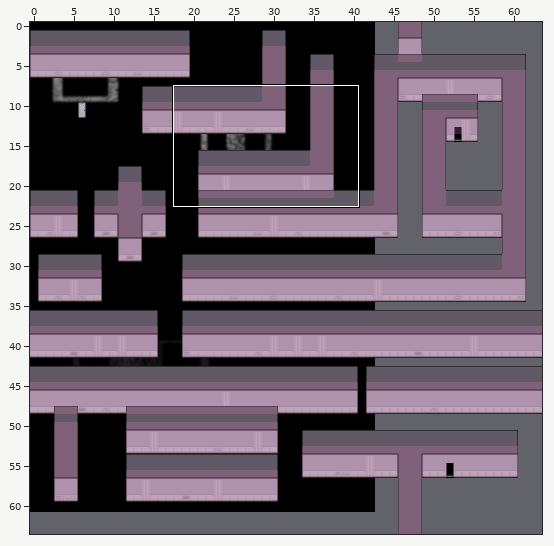
Tiled map: res/maps/metal.tmx. Above, an overview of the earlier version with the close-up marked.
Close-up. Before the edit:
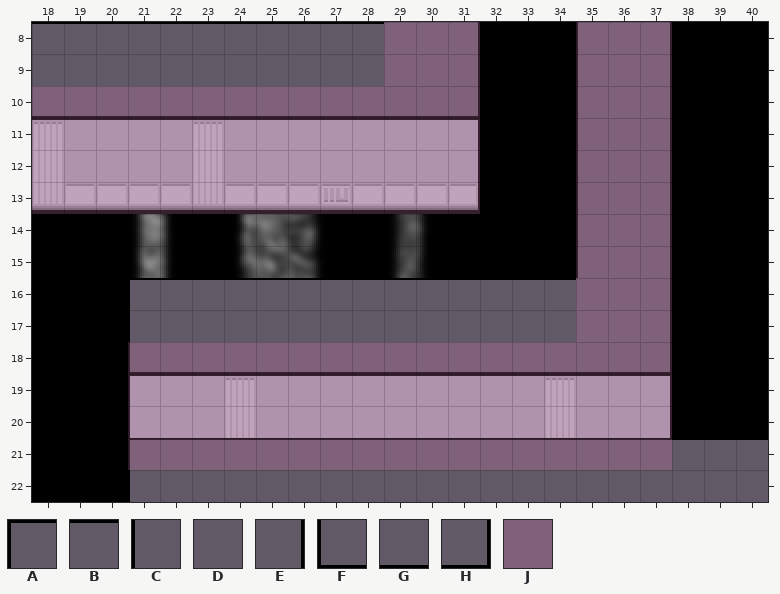
Cells are 16x16 px. Shown: x 18..40, y 8..22.
Key: from "metal": A 12, B 13, C 16, D 17, E 18, F 20, G 21, H 22, J 25.
_ is an empty cell.
Layers that did not change in this view are not listed.
Layer "above" before, first column x 18:
 8 BBBBBBBBBBBDDE___CDE___
 9 DDDDDDDDDDDDDE___CDE___
10 GGGGGGGGGGGGGH___CDE___
11 _________________CDE___
12 _________________CDE___
13 _________________CDE___
14 _________________CDE___
15 _________________CDE___
16 ___ABBBBBBBBBBBBBDDE___
17 ___CDDDDDDDDDDDDDDDE___
18 ___FGGGGGGGGGGGGGGGH___
19 _______________________
20 _______________________
21 ___ABBBBBBBBBBBBBBBBBBB
22 ___CDDDDDDDDDDDDDDDDDDD
Layer "collision" before, first column x 18:
 8 ___________JJJ___JJJ___
 9 ___________JJJ___JJJ___
10 JJJJJJJJJJJJJJ___JJJ___
11 JJJJJJJJJJJJJJ___JJJ___
12 JJJJJJJJJJJJJJ___JJJ___
13 JJJJJJJJJJJJJJ___JJJ___
14 _________________JJJ___
15 _________________JJJ___
16 _________________JJJ___
17 _________________JJJ___
18 ___JJJJJJJJJJJJJJJJJ___
19 ___JJJJJJJJJJJJJJJJJ___
20 ___JJJJJJJJJJJJJJJJJ___
21 ___JJJJJJJJJJJJJJJJJ___
22 _______________________
The same view after the edit:
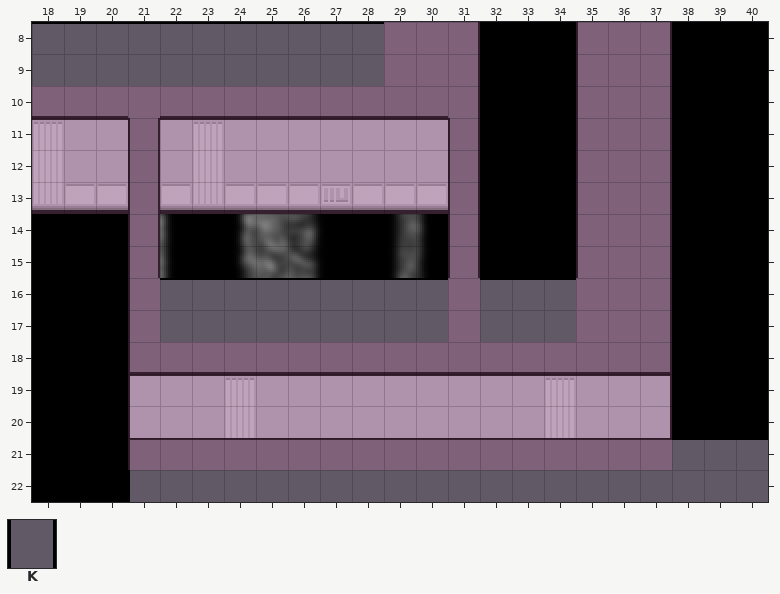
Further tiles: from "metal": K 36.
See-through tiles are keyed as they look on the map.
The exact change:
Changed rows in their new state; . is an unchanged cell.
Layer "above":
first column x 21:
10 D.........E
11 K.........K
12 K.........K
13 K.........K
14 K.........K
15 K.........K
16 C.........D
Layer "collision":
first column x 21:
14 J.........J
15 J.........J
16 J.........J
17 J.........J
Changed places in both close-ups, as pixel boxes (x1, y1, x2, y2):
changed: (128, 116, 160, 342)
changed: (448, 116, 480, 342)
